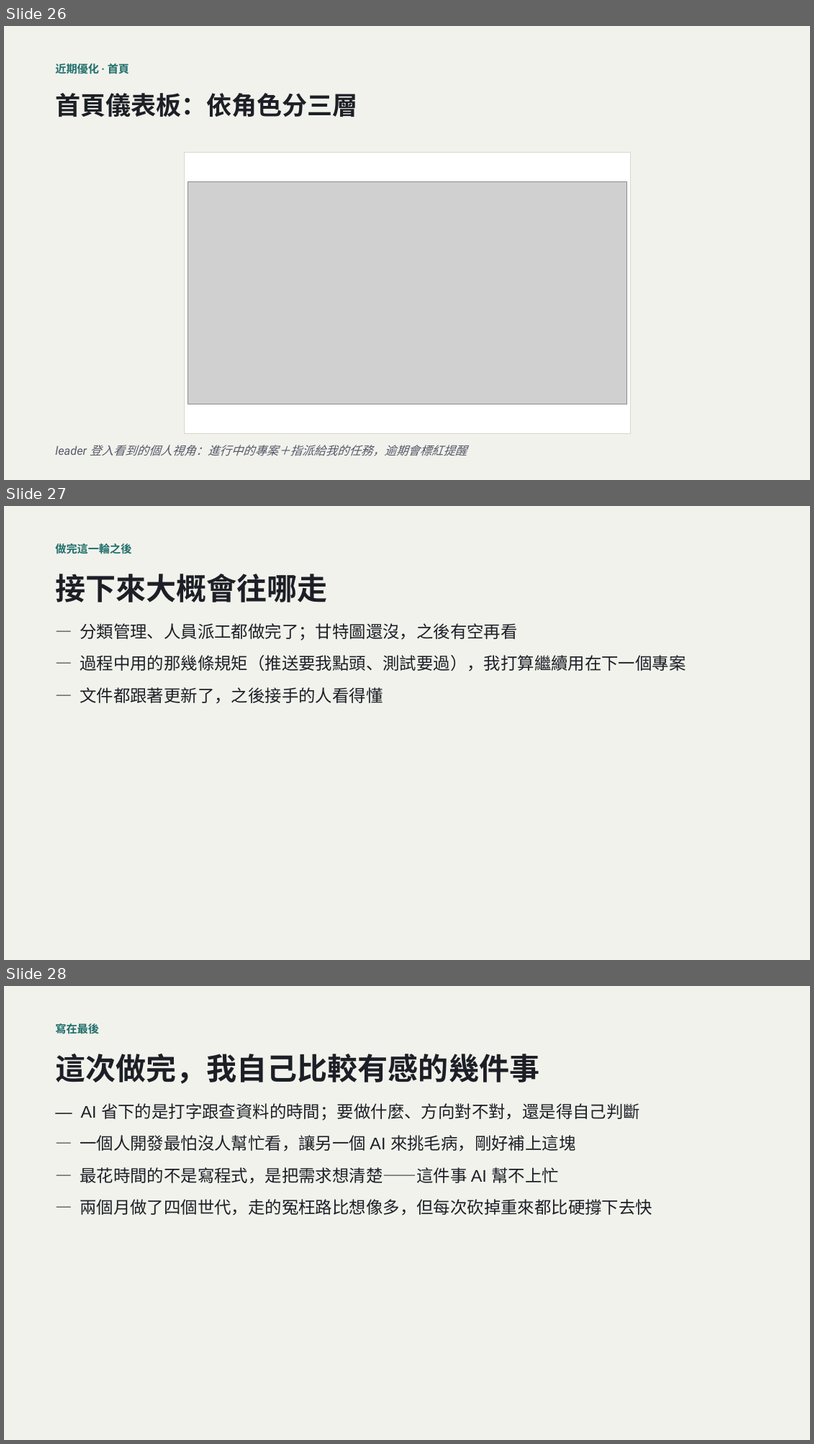
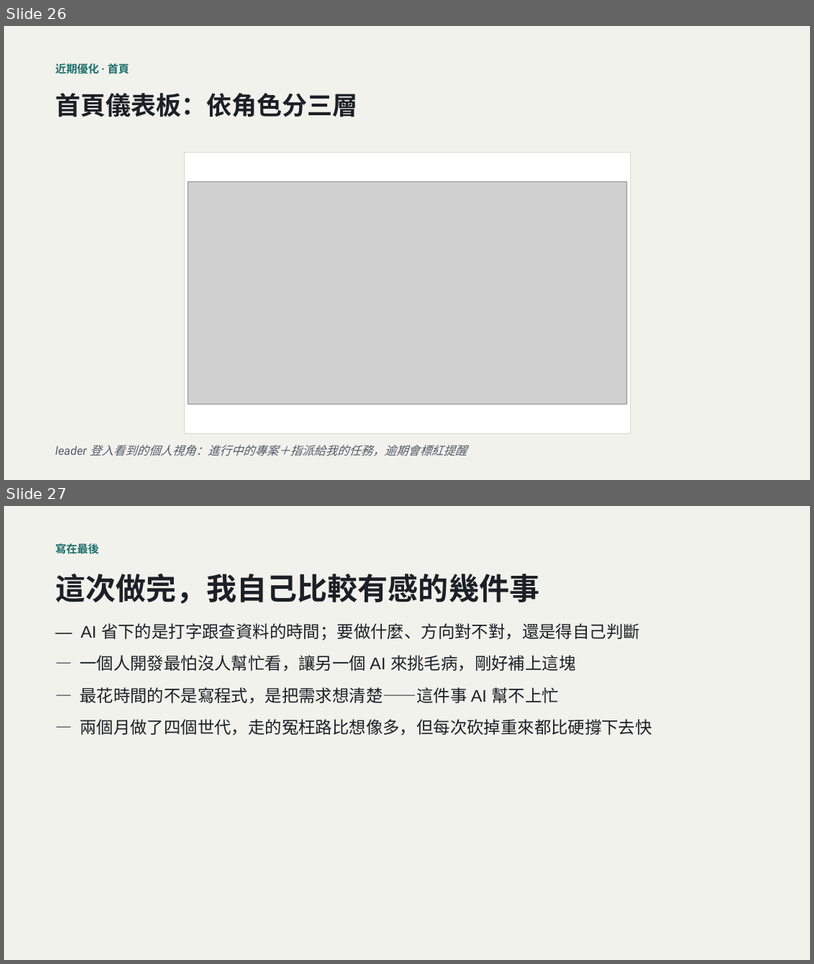
Before and after one commit to LinGaOscar/Spring-MissionBoard, a slide deck: docs/從HTML到SaaS_AI開發技巧回顧.pptx. Shown one above the other, each under a label of ours: slides 26, 27 and 28 before the commit, slides 26 and 27 after it. The pictures are 814x1444 and 814x964 pixels, drawn with LibreOffice and Linux fonts; fonts in the diff are those of the drawing; grey boxes stand for pictures. Boxes give left, top, right and bottom in pixels: in the first picture for what was removed or moved away, otherwise in the second. Text is boxed around its words. In the diff, an @@ line names an element or a change of style, - is before the commit and + after.

Commit message:
docs: 簡報拿掉「做完這一輪之後」那頁
內容重複於「寫在最後」的收尾，拿掉後直接從近期優化三頁接到最終反思，27 頁。

```diff
--- a/docs/從HTML到SaaS_AI開發技巧回顧.pptx
+++ b/docs/從HTML到SaaS_AI開發技巧回顧.pptx
@@ slide 27 removed at (x1=4, y1=506, x2=810, y2=960), background #F2F2EC @@
@@ text removed at (x1=55, y1=543, x2=131, y2=554) @@
-做完這一輪之後
@@ text removed at (x1=55, y1=574, x2=327, y2=602) @@
-接下來大概會往哪走
@@ text removed at (x1=80, y1=623, x2=686, y2=704) @@
-— 分類管理、人員派工都做完了；甘特圖還沒，之後有空再看
-— 過程中用的那幾條規矩（推送要我點頭、測試要過），我打算繼續用在下一個專案
-— 文件都跟著更新了，之後接手的人看得懂
@@ what was slide 28 is now slide 27 @@
```
